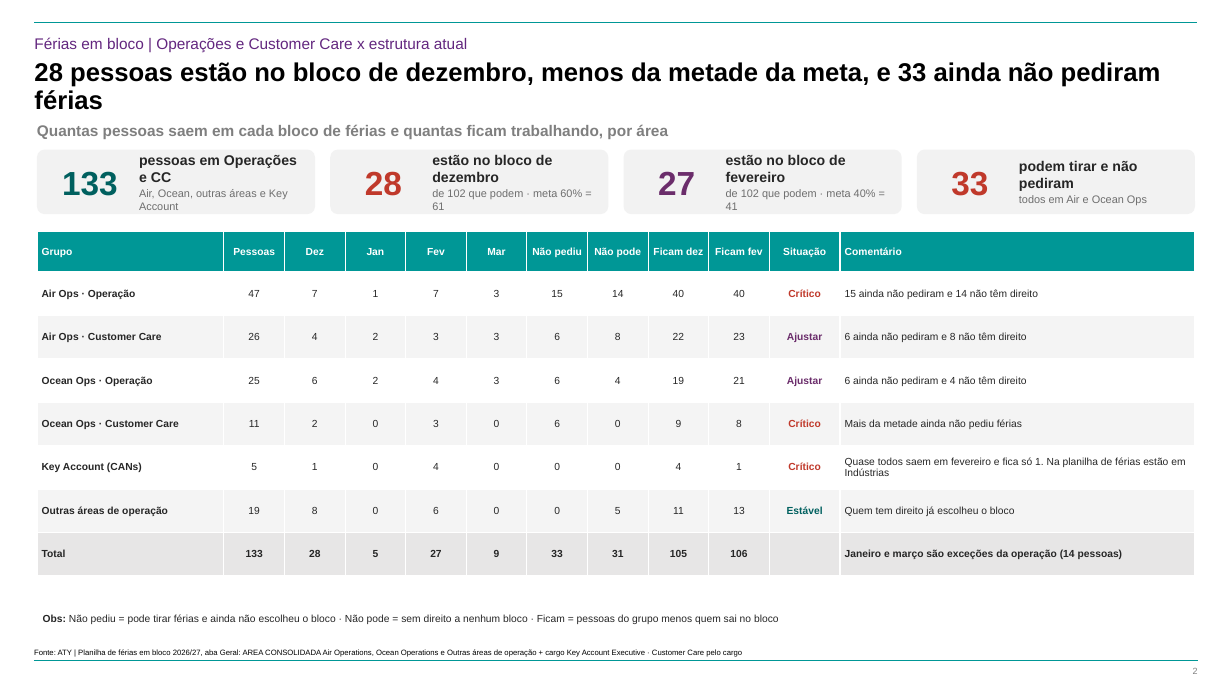
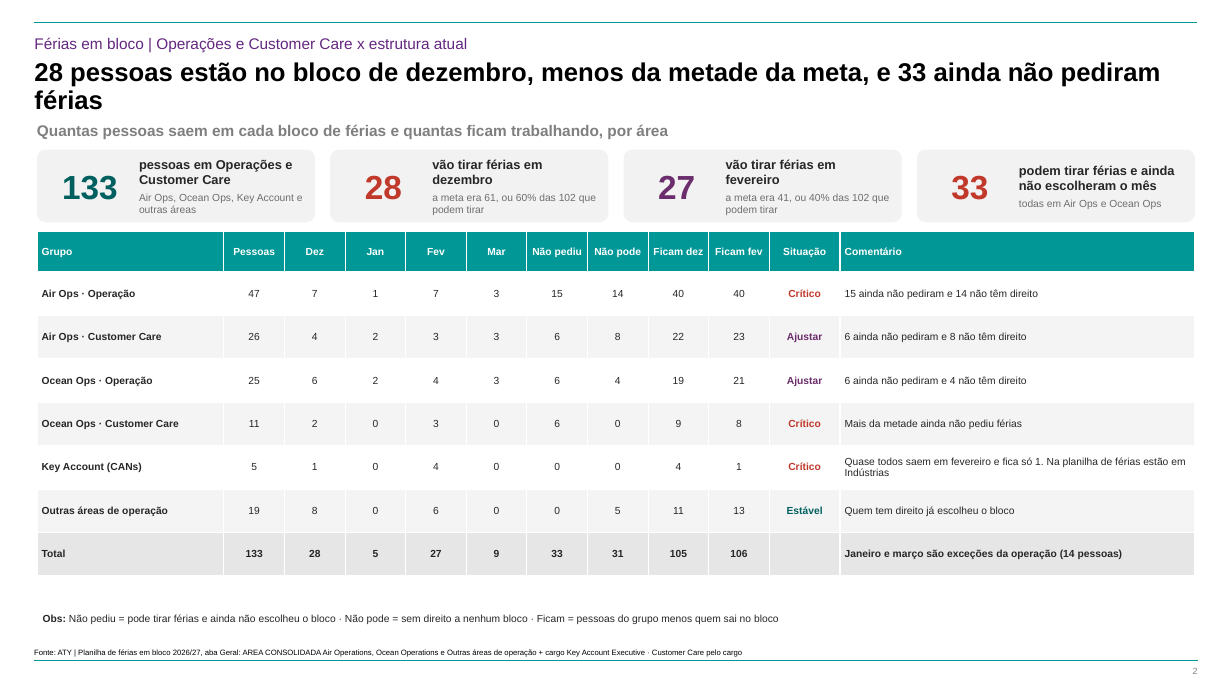
Before and after one commit to suzetemirandasilva5601-cpu/Challenge, a slide deck: slide 2 of 20261112 - ATY - Diagnóstico da Estrutura de Operações - Vagas e Férias.pptx. Drawn at 1232x693 pixels with LibreOffice and Linux fonts; fonts in the diff are those of the drawing; background and template pictures are left out. Boxes give left, top, right and bottom in pixels: in the first picture for what was removed or moved away, otherwise in the second. Text is boxed around its words. In the diff, an @@ line names an element or a change of style, - is before the commit and + after.

```diff
--- a/20261112 - ATY - Diagnóstico da Estrutura de Operações - Vagas e Férias.pptx
+++ b/20261112 - ATY - Diagnóstico da Estrutura de Operações - Vagas e Férias.pptx
@@ rounded rectangle resized from (x1=37, y1=150, x2=315, y2=214) to (x1=37, y1=150, x2=315, y2=223) @@
@@ text "133" moved from (x1=62, y1=171, x2=118, y2=196) to (x1=62, y1=175, x2=118, y2=200) @@
@@ text at (x1=139, y1=160, x2=303, y2=213): text changed; size 8.5 to 8 pt @@
-pessoas em Operações e CC
-Air, Ocean, outras áreas e Key Account
+pessoas em Operações e Customer Care
+Air Ops, Ocean Ops, Key Account e outras áreas
@@ rounded rectangle resized from (x1=330, y1=150, x2=608, y2=214) to (x1=330, y1=150, x2=608, y2=223) @@
@@ text "28" moved from (x1=365, y1=171, x2=402, y2=196) to (x1=365, y1=175, x2=402, y2=200) @@
@@ text at (x1=432, y1=159, x2=596, y2=215): text changed; size 8.5 to 8 pt @@
-estão no bloco de dezembro
-de 102 que podem · meta 60% = 61
+vão tirar férias em dezembro
+a meta era 61, ou 60% das 102 que podem tirar
@@ rounded rectangle resized from (x1=624, y1=150, x2=902, y2=214) to (x1=624, y1=150, x2=902, y2=223) @@
@@ text "27" moved from (x1=658, y1=171, x2=695, y2=195) to (x1=658, y1=175, x2=695, y2=199) @@
@@ text at (x1=726, y1=159, x2=889, y2=215): text changed; size 8.5 to 8 pt @@
-estão no bloco de fevereiro
-de 102 que podem · meta 40% = 41
+vão tirar férias em fevereiro
+a meta era 41, ou 40% das 102 que podem tirar
@@ rounded rectangle resized from (x1=917, y1=150, x2=1195, y2=214) to (x1=917, y1=150, x2=1195, y2=223) @@
@@ text "33" moved from (x1=951, y1=171, x2=988, y2=196) to (x1=951, y1=175, x2=988, y2=200) @@
@@ text at (x1=1019, y1=165, x2=1174, y2=209): text changed; size 11 to 10 pt @@
-podem tirar e não pediram
-todos em Air e Ocean Ops
+podem tirar férias e ainda não escolheram o mês
+todas em Air Ops e Ocean Ops
```
Also in this commit, not shown: 5 other slides changed.
